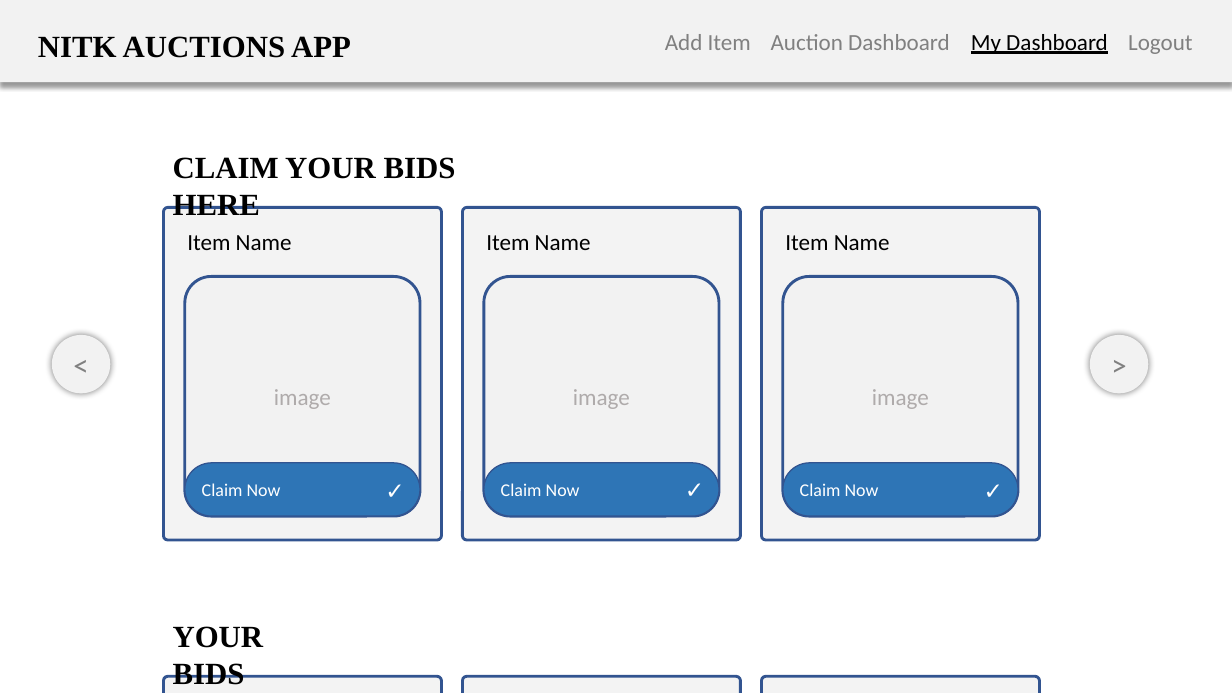
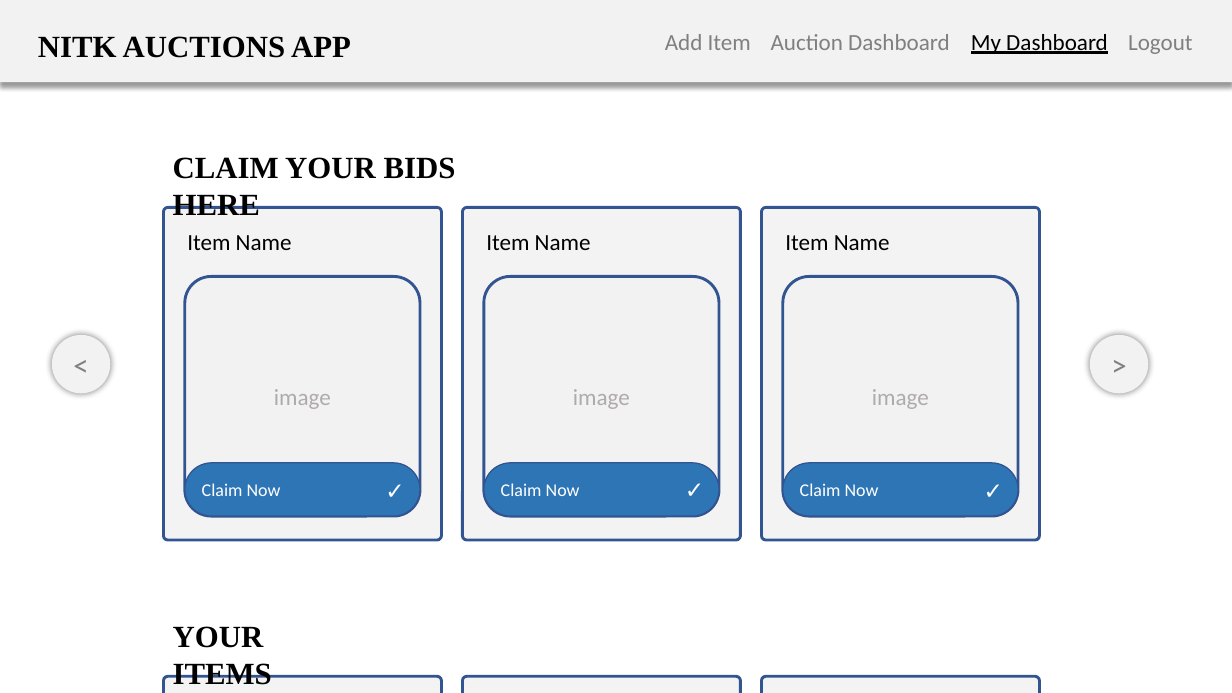
Before and after one commit to bigBrain1901/191CS124_MEN-Stack, a slide deck: slide 4 of Plan-of-Structure.pptx. Drawn at 1232x693 pixels with LibreOffice and Linux fonts; fonts in the diff are those of the drawing. Boxes give left, top, right and bottom in pixels: in the first picture for what was removed or moved away, otherwise in the second. Text is boxed around its words. In the diff, an @@ line names an element or a change of style, - is before the commit and + after.

```diff
--- a/Plan-of-Structure.pptx
+++ b/Plan-of-Structure.pptx
@@ text at box(173, 626, 272, 685): text changed @@
-YOUR BIDS
+YOUR ITEMS
```
Also in this commit, not shown: 1 other slide changed, 1 other file.
